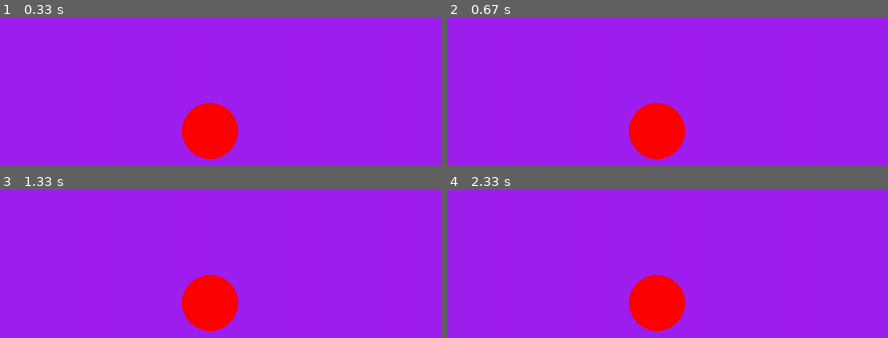
Above: before the commit, frames 1-4 (two rows, left to right).
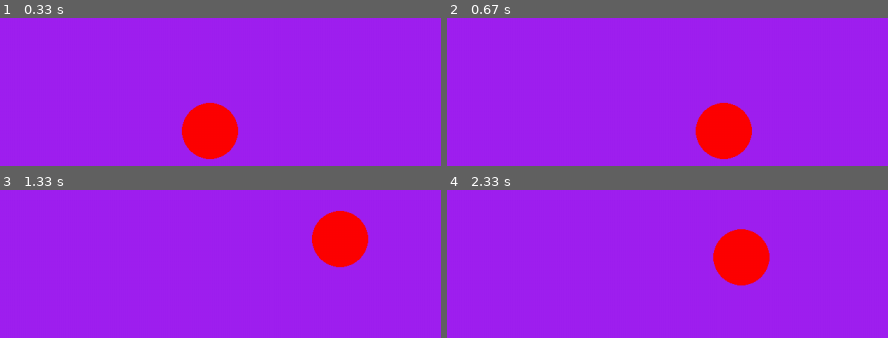
Above: after the commit, the same moments.

Repository: Cloud9Man/PyGame
Game: pygame game, started from main.py
Two runs of this game, one before a commit and one after it. Both use one fixed random seed, a clock stepped at 60 frames per second and the inputs below.
Inputs:
- Up to frame 1 (0.33 s): no input
- Up to frame 2 (0.67 s): hold D from 0.33 s (still down)
- Up to frame 3 (1.33 s): release D at 0.8 s; hold W 0.83-1.13 s; hold D from 1.17 s (still down)
- Up to frame 4 (2.33 s): release D at 1.63 s; hold A 1.67-2.2 s; hold S from 2.23 s (still down)

Frame 1 is identical in both runs. In frame 2, 7.8% of the frame differs, in the area x 41-70%, y 56-96%; in frame 3, 7.8%; in frame 4, 7.8%.

Commit message:
added control

Diff:
--- a/main.py
+++ b/main.py
@@ -4,8 +4,7 @@
 screen = pygame.display.set_mode((1280, 720))
 clock = pygame.time.Clock()
 running = True
-
-keys = pygame.key.get_pressed()
+dt = 0
 
 player_pos = pygame.Vector2(screen.get_width() / 2, screen.get_height() / 2)
 
@@ -16,13 +15,30 @@
         elif event.type == pygame.KEYDOWN:
             if (event.key == pygame.K_ESCAPE):
                 pygame.quit()
+            elif (event.key == pygame.K_1):
+                print("Item 1 selected!")
+            elif (event.key == pygame.K_2):
+                print("Item 2 selected!")
+            elif (event.key == pygame.K_3):
+                print("Item 3 selected!")
+            elif (event.key == pygame.K_4):
+                print("Item 4 selected!")
 
     screen.fill("purple")
 
     pygame.draw.circle(screen, "red", player_pos, 40)
 
+    keys = pygame.key.get_pressed()
+    if keys[pygame.K_w]:
+        player_pos.y -= 300 * dt
+    if keys[pygame.K_s]:
+        player_pos.y += 300 * dt
+    if keys[pygame.K_a]:
+        player_pos.x -= 300 * dt
+    if keys[pygame.K_d]:
+        player_pos.x += 300 * dt
+
     pygame.display.flip()
 
-    clock.tick(60)  # limits FPS to 60
-
+    dt = clock.tick(60) / 1000
 pygame.quit()
